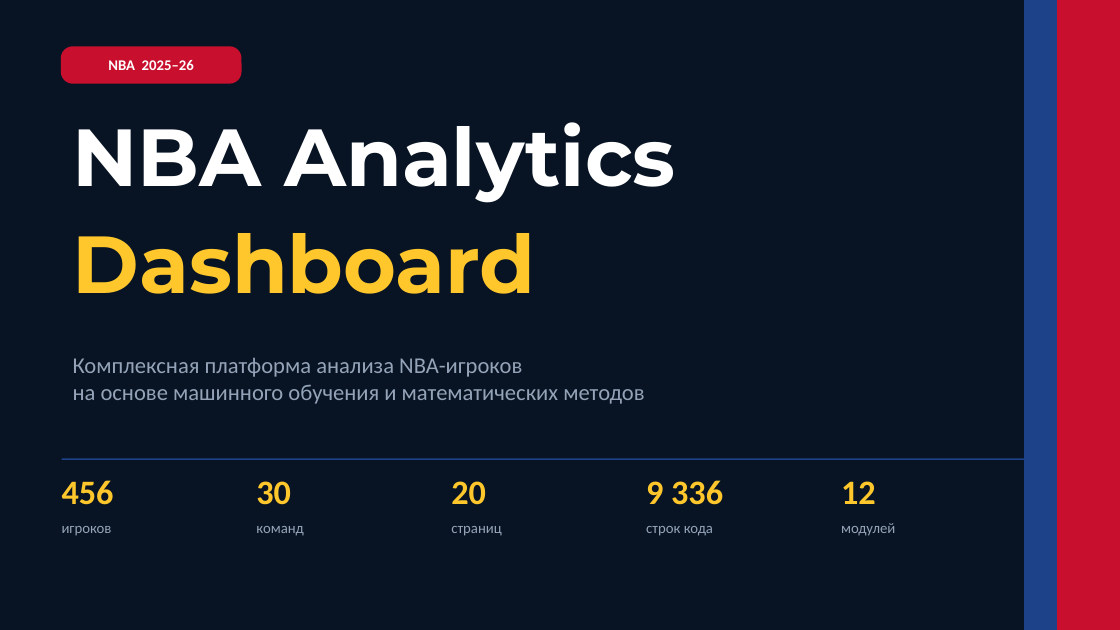
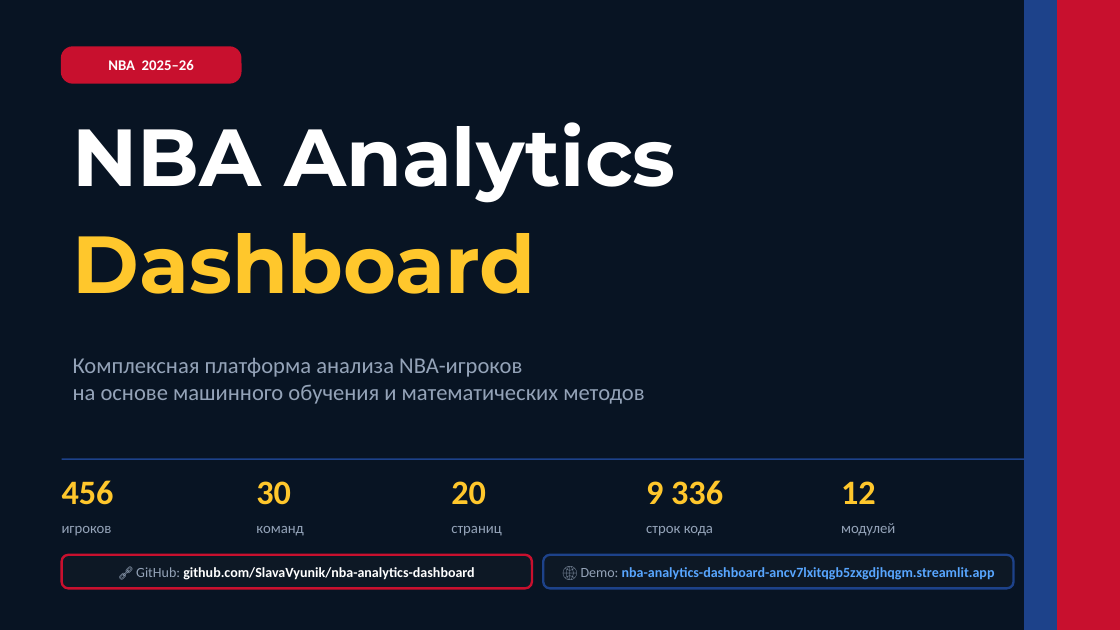
Before and after one commit to SlavaVyunik/nba-analytics-dashboard, a slide deck: slide 1 of NBA_Analytics_Presentation_FULL.pptx. Drawn at 1120x630 pixels with LibreOffice and Linux fonts; fonts in the diff are those of the drawing. Boxes give left, top, right and bottom in pixels: in the first picture for what was removed or moved away, otherwise in the second. Text is boxed around its words. In the diff, an @@ line names an element or a change of style, - is before the commit and + after.

Commit message:
Add GitHub and Streamlit links to title slide (slide 1)

```diff
--- a/NBA_Analytics_Presentation_FULL.pptx
+++ b/NBA_Analytics_Presentation_FULL.pptx
@@ rounded rectangle added at (62, 554, 532, 588), fill #0D1825, outline #C8102E 1.5 pt, 9 pt, text #FFFFFF, bold @@
+🔗 GitHub: github.com/SlavaVyunik/nba-analytics-dashboard
@@ rounded rectangle added at (543, 554, 1014, 588), fill #0D1825, outline #1D428A 1.5 pt, 9 pt, text #58A6FF, bold @@
+🌐 Demo: nba-analytics-dashboard-ancv7lxitqgb5zxgdjhqgm.streamlit.app
```
Also in this commit, not shown: 1 other slide changed.
